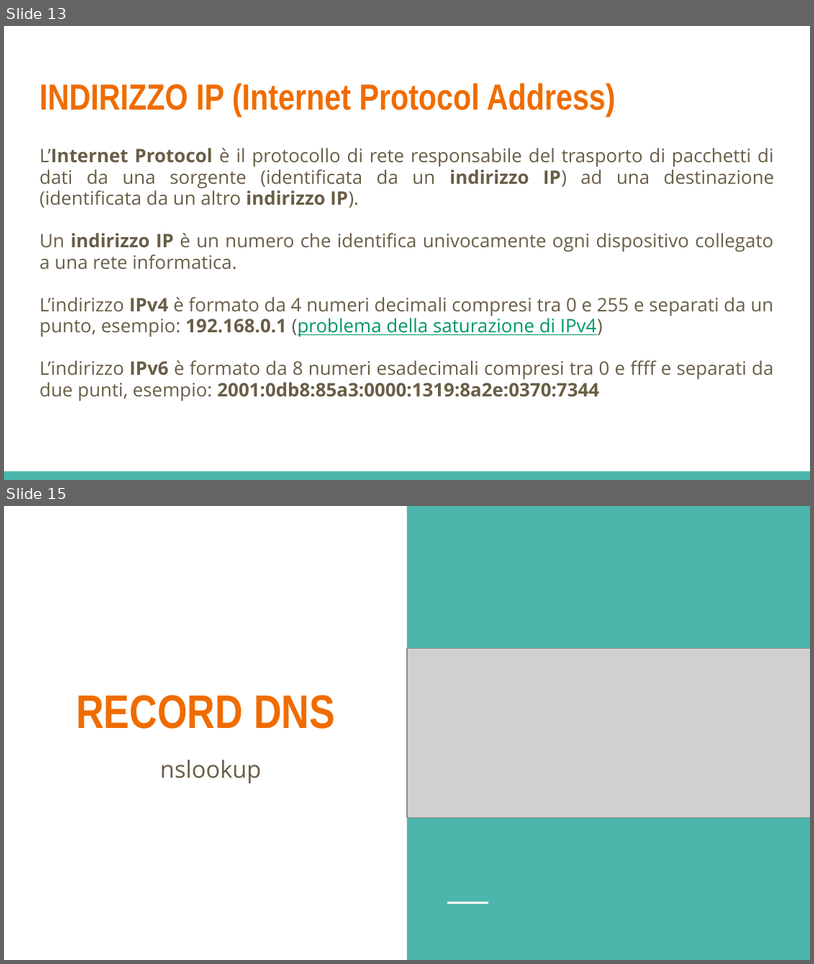
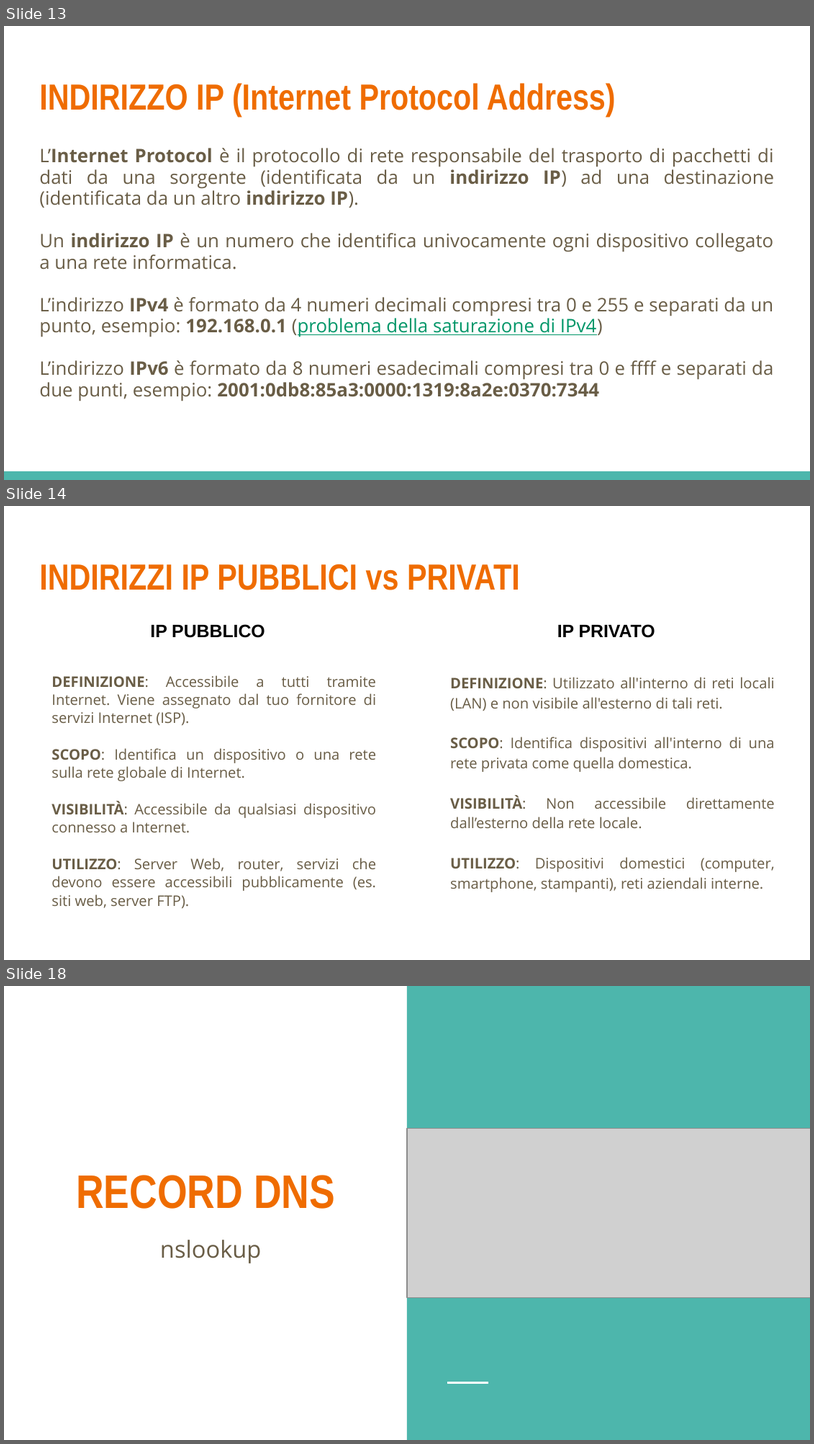
Before and after one commit to LeleCazza/LeleCazza.github.io, a slide deck: reti_informatiche/materiale/lezione_1_reti_introduzione.pptx. Shown one above the other, each under a label of ours: slides 13 and 15 before the commit, slides 13, 14 and 18 after it; the slides between them are not shown. The pictures are 814x964 and 814x1444 pixels, drawn with LibreOffice and Linux fonts; fonts in the diff are those of the drawing; grey boxes stand for pictures. Boxes give left, top, right and bottom in pixels: in the first picture for what was removed or moved away, otherwise in the second. Text is boxed around its words. In the diff, an @@ line names an element or a change of style, - is before the commit and + after.

Commit message:
update reti informatiche

```diff
--- a/reti_informatiche/materiale/lezione_1_reti_introduzione.pptx
+++ b/reti_informatiche/materiale/lezione_1_reti_introduzione.pptx
@@ slide 14 added at (4, 506, 810, 960), background #FFFFFF @@
@@ title added at (39, 564, 520, 590), 32.4 pt, text #EF6C00, bold @@
+INDIRIZZI IP PUBBLICI vs PRIVATI
@@ text added at (150, 624, 265, 638), 16 pt, text #000000, bold @@
+IP PUBBLICO
@@ text added at (558, 624, 656, 638), 16 pt, text #000000, bold @@
+IP PRIVATO
@@ text added at (52, 675, 376, 908), 12.9 pt, text #695D46 @@
+DEFINIZIONE: Accessibile a tutti tramite Internet. Viene assegnato dal tuo fornitore di servizi Internet (ISP).
+SCOPO: Identifica un dispositivo o una rete sulla rete globale di Internet.
+VISIBILITÀ: Accessibile da qualsiasi dispositivo connesso a Internet.
+UTILIZZO: Server Web, router, servizi che devono essere accessibili pubblicamente (es. siti web, server FTP).
@@ text added at (450, 677, 775, 892), 12.9 pt, text #695D46 @@
+DEFINIZIONE: Utilizzato all'interno di reti locali (LAN) e non visibile all'esterno di tali reti.
+SCOPO: Identifica dispositivi all'interno di una rete privata come quella domestica.
+VISIBILITÀ: Non accessibile direttamente dall’esterno della rete locale.
+UTILIZZO: Dispositivi domestici (computer, smartphone, stampanti), reti aziendali interne.
@@ what was slide 15 is now slide 18 @@
```
Also in this commit, not shown: 1 slide changed, 8 other slides added, 2 slides removed, 7 other files.
